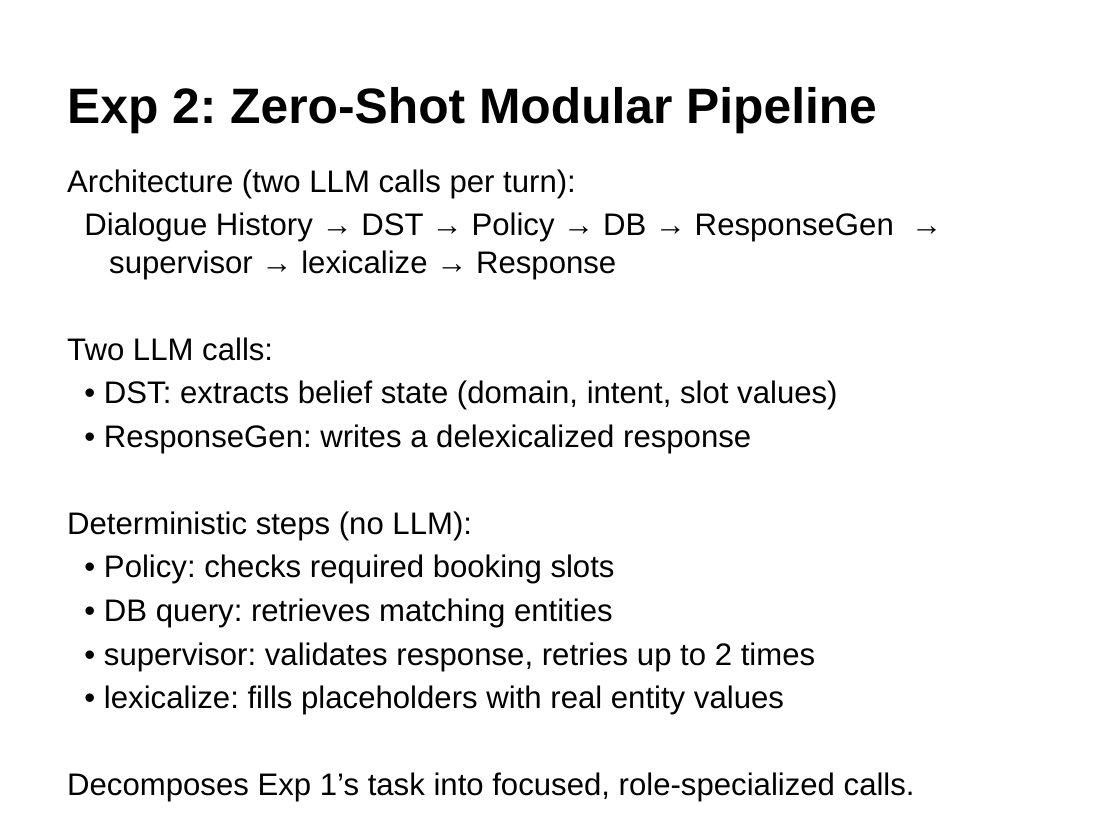
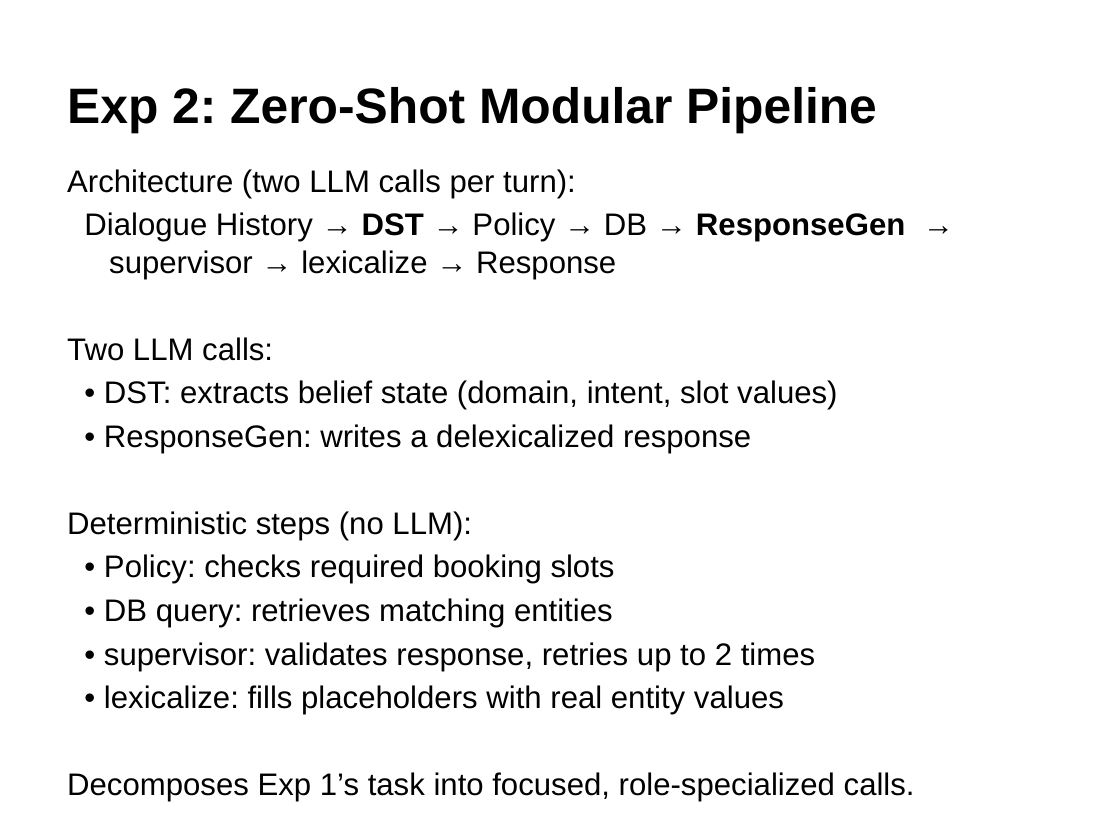
Before and after one commit to GiX007/mlp4cs, a slide deck: slide 8 of docs/presentation.pptx. Drawn at 1120x840 pixels with LibreOffice and Linux fonts; fonts in the diff are those of the drawing. Boxes give left, top, right and bottom in pixels: in the first picture for what was removed or moved away, otherwise in the second. Text is boxed around its words. In the diff, an @@ line names an element or a change of style, - is before the commit and + after.

```diff
--- a/docs/presentation.pptx
+++ b/docs/presentation.pptx
@@ text at [84, 212, 905, 279]: bold on in "DST ResponseGen" @@
```
Also in this commit, not shown: 4 other slides changed.
